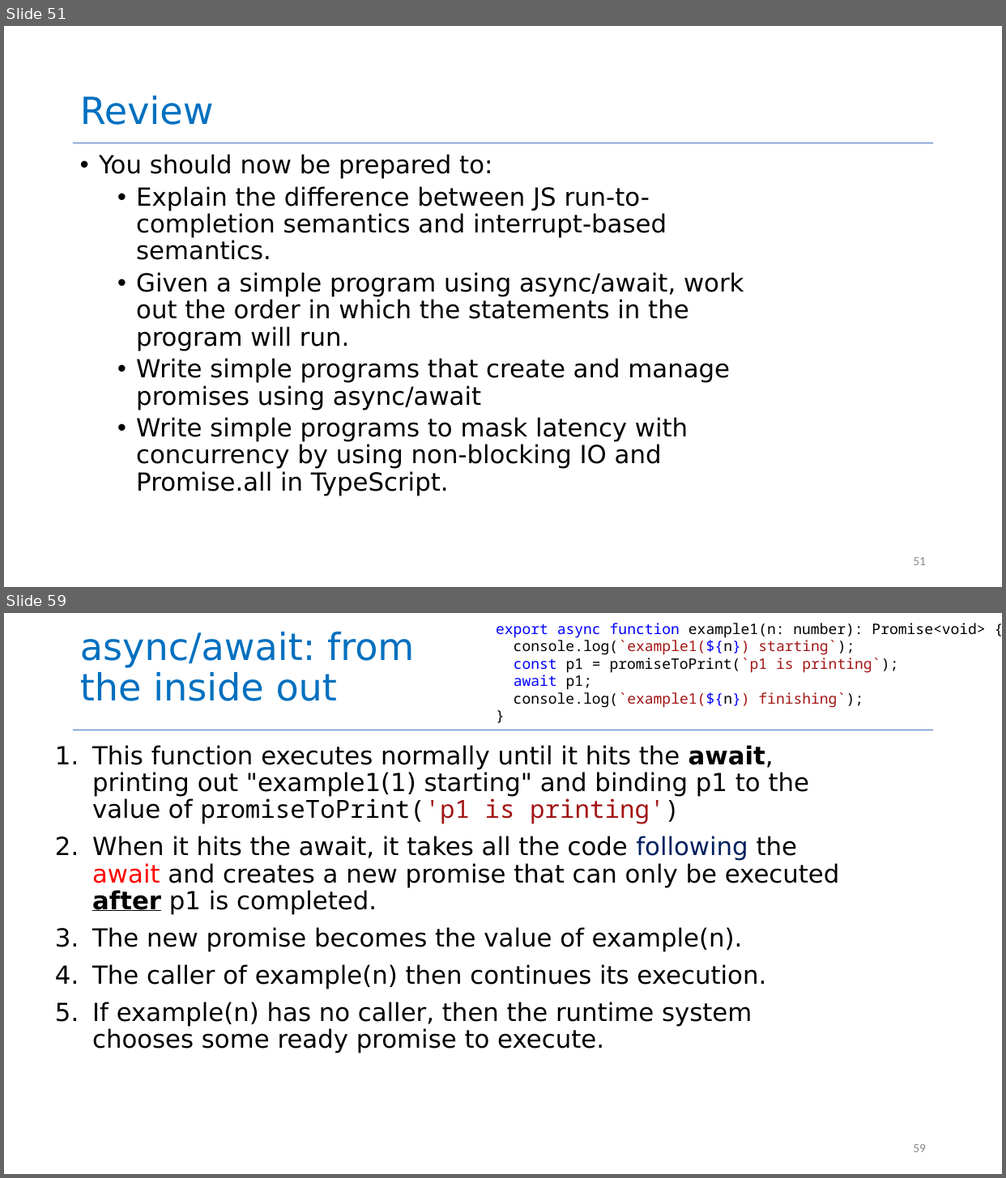
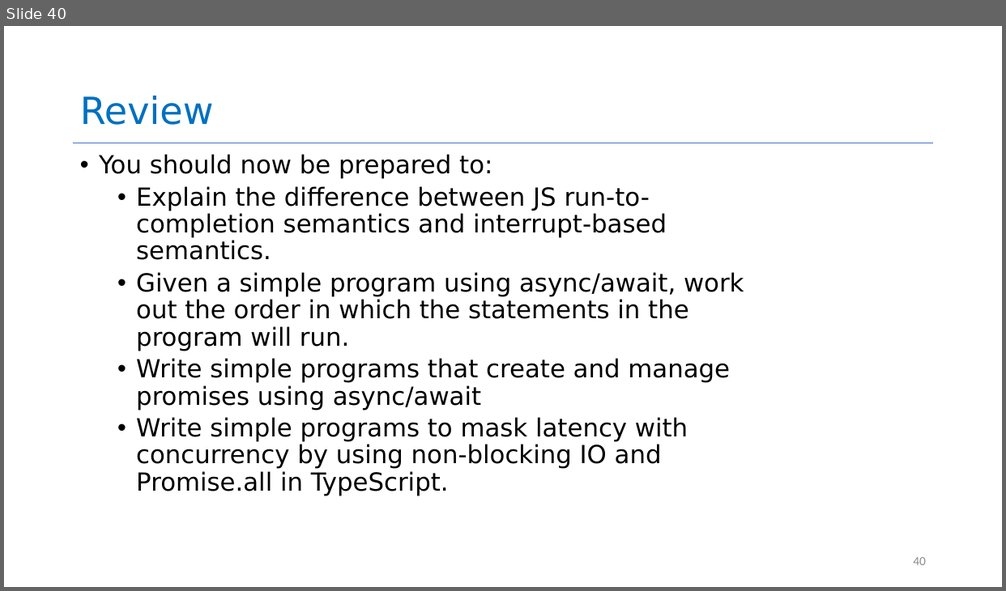
Before and after one commit to yashburshe/CS4530-Fall-2025, a slide deck: Slides/Module 06 Concurrency Patterns in Typescript.pptx. Shown one above the other, each under a label of ours: slides 51 and 59 before the commit, slide 40 after it; the slides between them are not shown. The pictures are 1006x1178 and 1006x591 pixels, drawn with LibreOffice and Linux fonts; fonts in the diff are those of the drawing. Boxes give left, top, right and bottom in pixels: in the first picture for what was removed or moved away, otherwise in the second. Text is boxed around its words. In the diff, an @@ line names an element or a change of style, - is before the commit and + after.

```diff
--- a/Slides/Module 06 Concurrency Patterns in Typescript.pptx
+++ b/Slides/Module 06 Concurrency Patterns in Typescript.pptx
@@ slide 59 removed at <box>4,613,1002,1174</box>, background #FFFFFF; not listed: 1 template element that a slide beside it also shows @@
@@ title removed at <box>80,632,414,701</box> @@
-async/await: from the inside out
@@ text removed at <box>496,623,985,708</box> @@
-export async function example1(n: number): Promise<void> {
-console.log(`example1(${n}) starting`);
-const p1 = promiseToPrint(`p1 is printing`);
-await p1;
-console.log(`example1(${n}) finishing`);
-}
@@ text removed at <box>92,745,840,1054</box> @@
-1. This function executes normally until it hits the await, printing out "example1(1) starting" and binding p1 to the value of promiseToPrint('p1 is printing')
-2. When it hits the await, it takes all the code following the await and creates a new promise that can only be executed after p1 is completed.
-3. The new promise becomes the value of example(n).
-4. The caller of example(n) then continues its execution.
-5. If example(n) has no caller, then the runtime system chooses some ready promise to execute.
@@ page number removed at <box>913,1144,926,1152</box> @@
-59
@@ what was slide 51 is now slide 40 @@
@@ page number at <box>913,557,926,565</box>: text changed @@
-51
+40
```
Also in this commit, not shown: 10 slides changed, 1 slide added, 22 other slides removed.
